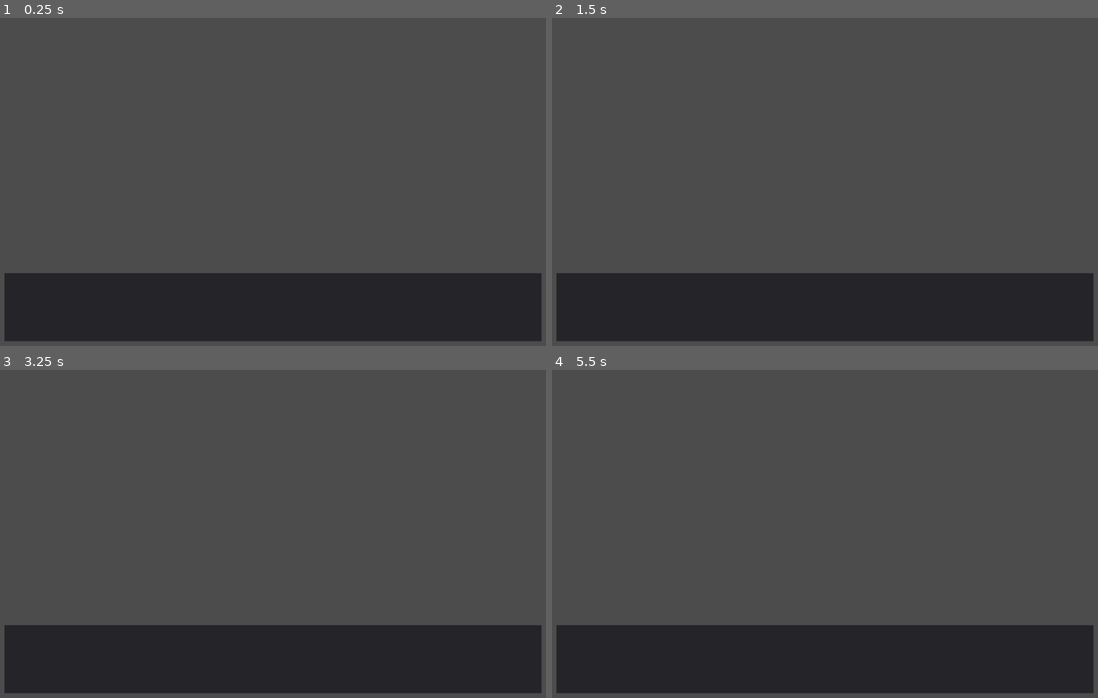
Above: before the commit, frames 1-4 (two rows, left to right).
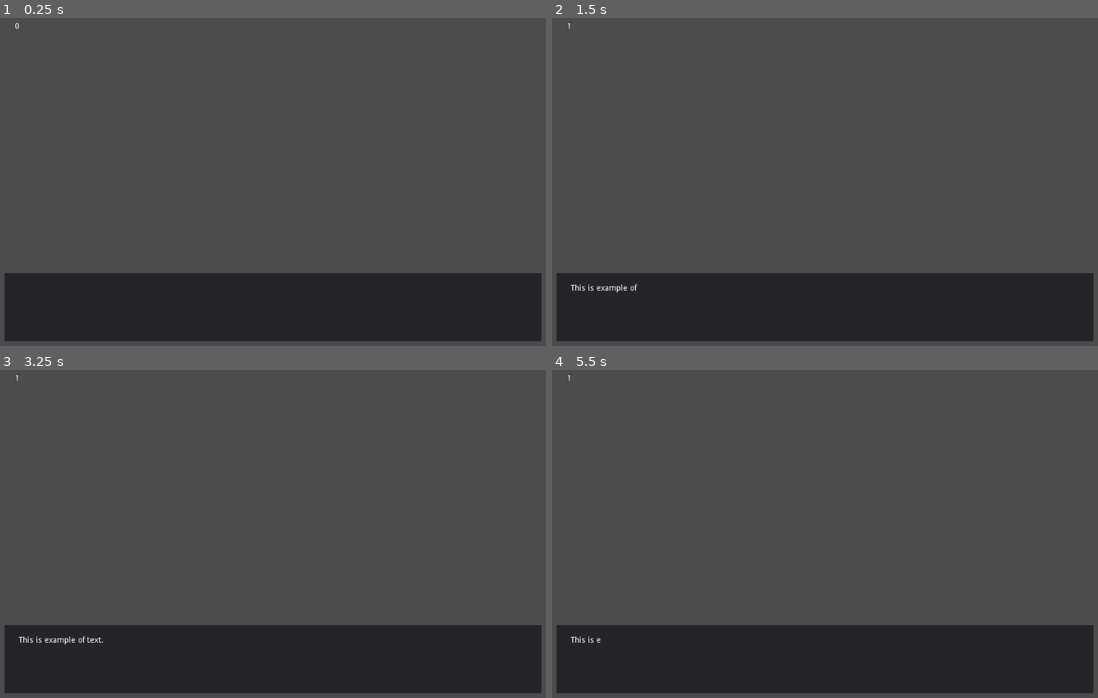
Above: after the commit, the same moments.

Repository: MrWebsterEvo/Dialogue-System
Game: Godot game, scene res://Scenes/MainLevelNode.tscn
Same seed, same stepped clock (60 frames per second), same inputs: the game is played once before the commit and once after it.
Inputs (mouse positions are in pixels of both pictures, inside the frame that each line leads up to):
- Up to frame 1 (0.25 s): no input
- Up to frame 2 (1.5 s): tap Enter at 0.5 s; move the mouse to (950, 165) at 0.52 s; press the mouse at (950, 165) at 0.53 s; tap Space at 1.25 s; move the mouse to (710, 198) at 1.27 s; release the mouse at (710, 198) at 1.28 s; click (710, 198) at 1.35 s
- Up to frame 3 (3.25 s): tap Enter at 2 s; move the mouse to (333, 458) at 2.02 s; press the mouse at (333, 458) at 2.03 s; tap Space at 2.75 s; move the mouse to (245, 602) at 2.77 s; release the mouse at (245, 602) at 2.78 s; click (245, 602) at 2.85 s
- Up to frame 4 (5.5 s): tap Enter at 3.5 s; move the mouse to (999, 586) at 3.52 s; press the mouse at (999, 586) at 3.53 s; tap Space at 4.25 s; move the mouse to (650, 484) at 4.27 s; release the mouse at (650, 484) at 4.28 s; click (650, 484) at 4.35 s; move the mouse to (852, 534) at 5.02 s; press the mouse at (852, 534) at 5.03 s

The runs differ from the first frame. In frame 1, less than 0.1% of the frame differs, in the area x 2-4%, y 1-4%; in frame 2, 0.1%; in frame 3, 0.1%, in the area x 2-19%, y 1-84%; in frame 4, less than 0.1%.
Error before the commit: Invalid get index 'file_obj' (on base: 'Node2D (MainLevelNode.gd)'). (res://Script/TextProceedController.gd:10)

Commit message:
Намечена работа finite state machine, намечена структура диалоговых файлов и прочее

Diff:
--- a/Scenes/MainLevelNode.tscn
+++ b/Scenes/MainLevelNode.tscn
@@ -1,7 +1,6 @@
-[gd_scene load_steps=7 format=2]
+[gd_scene load_steps=6 format=2]
 
 [ext_resource path="res://Scenes/TextBox.tscn" type="PackedScene" id=1]
-[ext_resource path="res://Scenes/FileReader.tscn" type="PackedScene" id=2]
 [ext_resource path="res://Script/MainLevelNode.gd" type="Script" id=3]
 [ext_resource path="res://Scenes/TextProceedController.tscn" type="PackedScene" id=4]
 [ext_resource path="res://Scenes/DialogueNodes/DialogueExample.tscn" type="PackedScene" id=5]
@@ -16,7 +15,10 @@
 
 [node name="TextBox" parent="." instance=ExtResource( 1 )]
 
-[node name="FileReader" parent="." instance=ExtResource( 2 )]
-visible = false
+[node name="TextProceedController" parent="." instance=ExtResource( 4 )]
 
-[node name="TextProceedController" parent="." instance=ExtResource( 4 )]
+[node name="Label" type="Label" parent="."]
+margin_left = 58.0
+margin_top = 18.0
+margin_right = 360.0
+margin_bottom = 114.0
--- a/Script/Dialogues/DialogueExample.gd
+++ b/Script/Dialogues/DialogueExample.gd
@@ -1,5 +1,8 @@
 extends Node2D
 
-
-func _ready():
-	pass
+onready var dialogue_container := {
+	# ID: [CHAR_NAME\COMMAND_TYPE, TEXT, NEXT_LINE_ID]
+	1: ['Example', 'This is example of text.', 2],
+	2: ['Example', 'Another line of text.', 3],
+	3: ['Narrator', 'Sample, example, shmample.', 2]
+}
--- a/Script/FileReader.gd
+++ b/Script/FileReader.gd
@@ -1,33 +1,35 @@
 extends Node2D
-
-signal EOF_reached
+##########################
+####### К удалению #######
+##########################
 
 enum {
 	IDLE,
 	ADVANCE
 }
 
-onready var Interpreter := get_node("Interpreter")
+# onready var Interpreter := get_node("Interpreter")
 onready var STATE := IDLE
 
 
-func proceed_text(file_obj: Object):
+func proceed_text(dialogue_node: Object):
 	if STATE == IDLE:
-		return load_file(file_obj)
+		return load_file(dialogue_node)
 	elif STATE == ADVANCE:
 		pass
 
-func load_file(file_obj: Object):
+func load_file(dialogue_node: Object):
 	var raw_string: String
+	var cnt
 	var full_string := ['','']
-	if file_obj.get_position() < file_obj.get_len():
-		raw_string = raw_string + file_obj.get_line()
-	if len(raw_string) == 0:
-		emit_signal("EOF_reached")
+#	if dialogue_node.get_position() < dialogue_node.get_len():
+#		raw_string = raw_string + dialogue_node.get_line()
+#	if len(raw_string) == 0:
+#		emit_signal("EOF_reached")
 
-	full_string = Interpreter.read_line(raw_string)
+#	full_string = Interpreter.read_line(raw_string)
+	cnt = dialogue_node.dialogue_container[1]
+	full_string = cnt[1]
 
-	print('String ' + str(full_string[0]))
-	print('Type ' + str(full_string[1]))
 
 	return full_string[0]
--- a/Script/MainLevelNode.gd
+++ b/Script/MainLevelNode.gd
@@ -1,25 +1,15 @@
 extends Node2D
 
-### Old version with reading from file ###
-#const FILE_NAME := "res://Plot/SampleText.txt"
-#var file_obj = File.new()
-#onready var Reader := get_node("FileReader")
-#
-#func _ready():
-#	var connect_handler_output
-#
-#	file_obj.open(FILE_NAME, File.READ)
-#	connect_handler_output = Reader.connect("EOF_reached", self, "close_file")
-#
-#	if connect_handler_output:
-#		push_error('Error occurs in MainLevelNode, when connect signals. ' +
-#				   'Code: ' + str(connect_handler_output))
-#
-#func close_file():
-#	print("Closing file " + str(file_obj))
-#	file_obj.close()
+onready var Dialogue: Node
 
-onready var Dialogue := get_node("DialogueExample")
+onready var lbl := get_node("Label")
+onready var tpc := get_node("TextProceedController")
 
-func _ready():
-	pass
+func get_dialogue_node():
+	Dialogue = get_node("DialogueExample")
+	return Dialogue
+
+func _process(_delta):
+	var ch
+	ch = tpc.STATE
+	lbl.text = str(ch)
--- a/Script/TextBox.gd
+++ b/Script/TextBox.gd
@@ -1,4 +1,6 @@
 extends CanvasLayer
+
+signal finish_typing
 
 onready var TextOutput := get_node("MarginContainer/Panel/TextOutput")
 onready var character_per_second = GlobalParamList.CPS
@@ -10,12 +12,10 @@
 	for symbol in txt_string:
 		yield(get_tree().create_timer(speed), "timeout")
 		TextOutput.text += symbol
+	emit_signal("finish_typing")
 
 func define_speed_for_one_symbol(cps: int):
-	var char_speed: float
-	char_speed = 1.0/cps
-
-	return char_speed
+	return 1.0/cps
 
 func clear_textbox():
 	TextOutput.text = ""
--- a/Script/TextProceedController.gd
+++ b/Script/TextProceedController.gd
@@ -1,16 +1,47 @@
 extends Node2D
 
-onready var Reader := get_node("../FileReader")
 onready var Output := get_node("../TextBox")
 onready var Parent := get_node("..")
 
-var file_name: Object
+enum {
+	IDLE,
+	ADVANCE
+}
+
+onready var STATE := IDLE
+
+var dialogue_node: Node
+var line_id: int
 
 func _ready():
-	file_name = Parent.file_obj
+	dialogue_node = Parent.get_dialogue_node()
+	Output.connect("finish_typing", self, "return_to_idle")
 
 func _input(event):
 	if event.is_action_pressed("act_LMB"):
 		var text_string: String
-		text_string = Reader.proceed_text(file_name)
-		Output.get_text_to_textbox(text_string)
+		text_string = proceed_text()
+		if text_string:
+			Output.get_text_to_textbox(text_string)
+
+func proceed_text():
+	if STATE == IDLE:
+		STATE = ADVANCE
+		Output.clear_textbox()
+		return load_file()
+	elif STATE == ADVANCE:
+		return ''
+
+func load_file():
+	var raw_string: String
+	var cnt
+	var full_string := ['','']
+
+	cnt = dialogue_node.dialogue_container[1]
+	full_string[0] = cnt[1]
+
+
+	return full_string[0]
+
+func return_to_idle():
+	STATE = IDLE
